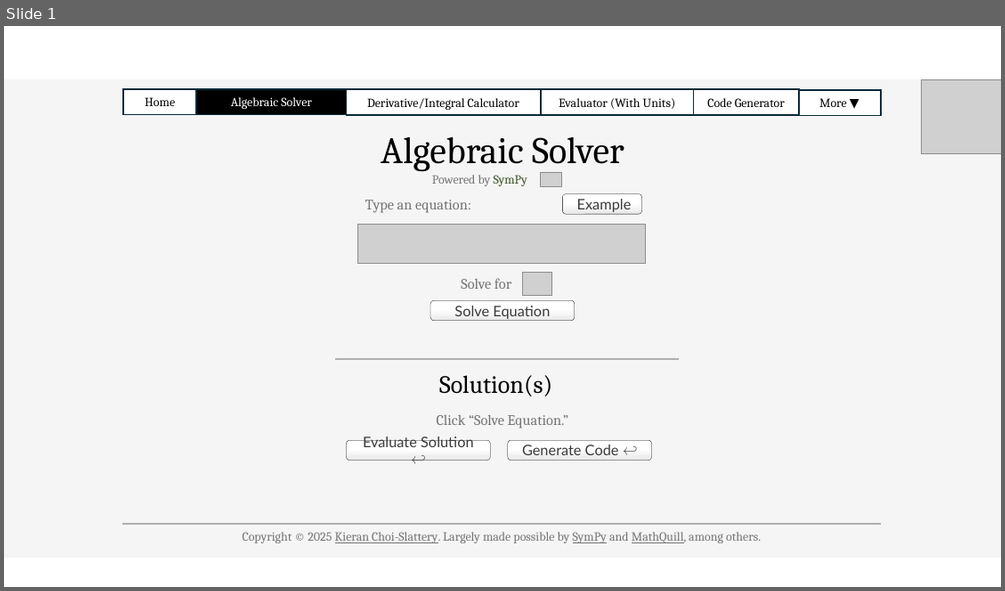
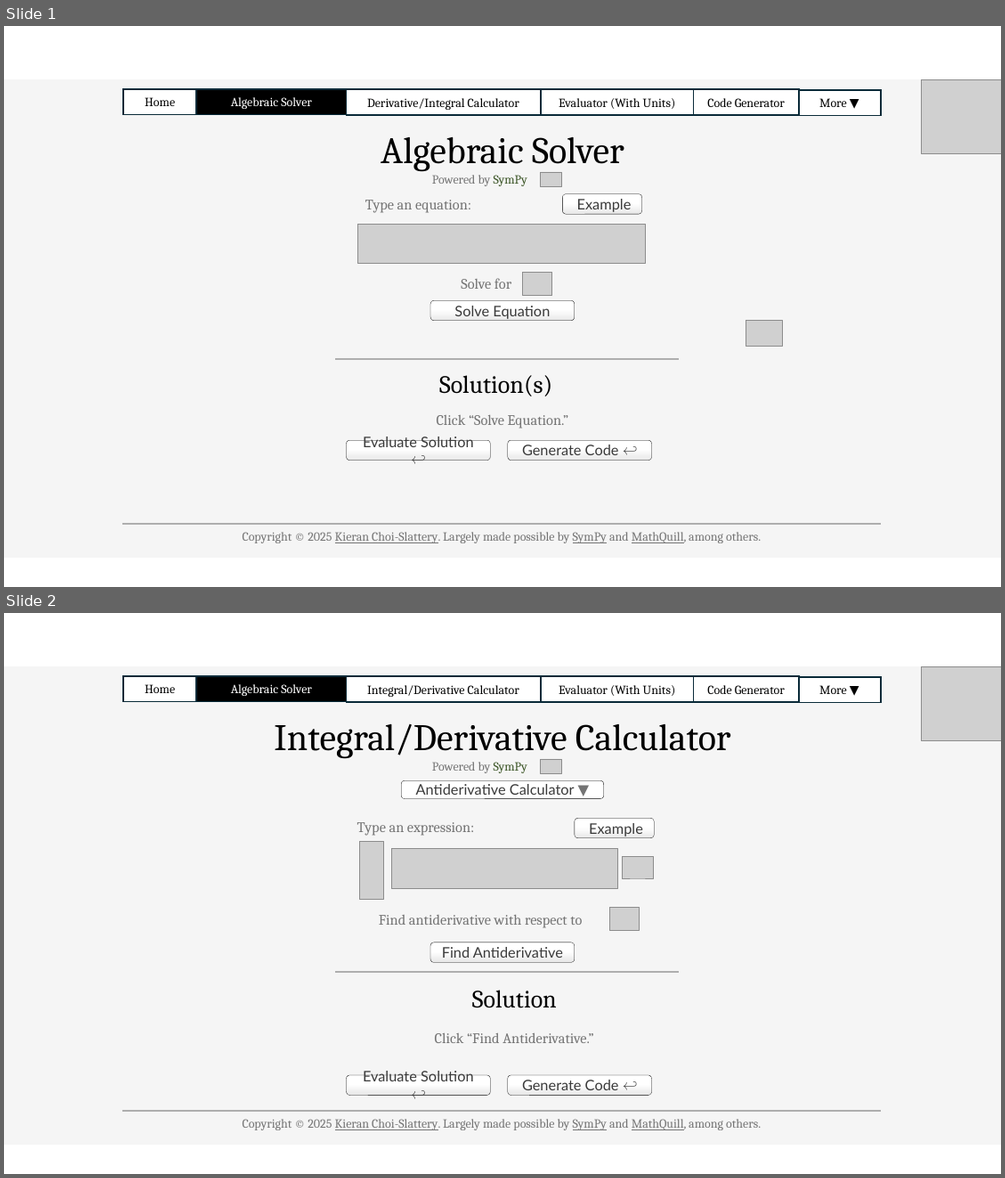
Before and after one commit to KChoiSlattery/cas-interface, a slide deck: mockup.pptx. Shown one above the other, each under a label of ours: slide 1 before the commit, slides 1 and 2 after it. The pictures are 1005x591 and 1005x1178 pixels, drawn with LibreOffice and Linux fonts; fonts in the diff are those of the drawing; grey boxes stand for pictures; background and template pictures are left out. Boxes give left, top, right and bottom in pixels: in the first picture for what was removed or moved away, otherwise in the second. Text is boxed around its words. In the diff, an @@ line names an element or a change of style, - is before the commit and + after.

```diff
--- a/mockup.pptx
+++ b/mockup.pptx
@@ slide 2 added at [4,613,1001,1174], background picture (left out) @@
@@ rectangle added at [4,666,1001,1144], fill #F5F5F5 @@
@@ rectangle added at [123,676,197,701], fill #FFFFFF, outline #092A39 1.5 pt, 12 pt, text #000000 @@
+Home
@@ rectangle added at [197,676,347,701], fill #000000, outline #092A39 1.5 pt, 12 pt, text #FFFFFF @@
+Algebraic Solver
@@ rectangle added at [347,676,540,702], fill #FFFFFF, outline #092A39 1.5 pt, 12 pt, text #000000 @@
+Integral/Derivative Calculator
@@ rectangle added at [541,676,694,702], fill #FFFFFF, outline #092A39 1.5 pt, 12 pt, text #000000 @@
+Evaluator (With Units)
@@ rectangle added at [694,676,799,702], fill #FFFFFF, outline #092A39 1.5 pt, 12 pt, text #000000 @@
+Code Generator
@@ rectangle added at [798,677,881,703], fill #FFFFFF, outline #092A39 1.5 pt, 12 pt, text #000000 @@
+More ▼
@@ picture added at [922,666,1001,741] @@
@@ text added at [274,723,731,760], 36 pt, text #000000 @@
+Integral/Derivative Calculator
@@ text added at [432,762,527,773], 12 pt, text #747474 @@
+Powered by SymPy
@@ picture added at [540,759,562,773] @@
@@ rounded rectangle added at [401,780,604,798], fill #FFFFFF, outline #000000 0.25 pt, 14 pt, text #3A3A3A @@
+Antiderivative Calculator ▼
@@ text added at [357,822,475,835], 14 pt, text #747474 @@
+Type an expression:
@@ rounded rectangle added at [574,818,654,838], fill gradient #FFFFFF to #E8E8E8, outline #000000 0.25 pt, 14 pt, text #3A3A3A @@
+Example
@@ picture added at [360,842,384,900] @@
@@ picture added at [391,849,618,888] @@
@@ picture added at [622,857,653,878] @@
@@ text added at [379,915,582,928], 14 pt, text #747474 @@
+Find antiderivative with respect to
@@ picture added at [610,908,639,931] @@
@@ rounded rectangle added at [430,942,574,962], fill gradient #FFFFFF to #E8E8E8, outline #000000 0.25 pt, 14 pt, text #3A3A3A @@
+Find Antiderivative
@@ line added from (335, 971) to (680, 971), #AEAEAE 1.5 pt @@
@@ text added at [472,989,557,1008], 24 pt, text #000000 @@
+Solution
@@ text added at [435,1033,594,1043], 14 pt, text #747474 @@
+Click “Find Antiderivative.”
@@ rounded rectangle added at [347,1075,491,1095], fill gradient #FFFFFF to #E8E8E8, outline #000000 0.25 pt, 14 pt, text #3A3A3A @@
+Evaluate Solution ↩
@@ rounded rectangle added at [508,1075,652,1095], fill gradient #FFFFFF to #E8E8E8, outline #000000 0.25 pt, 14 pt, text #3A3A3A @@
+Generate Code ↩
@@ line added from (122, 1111) to (882, 1111), #AEAEAE 1.5 pt @@
@@ text added at [243,1119,760,1130], 12 pt, text #747474 @@
+Copyright © 2025 Kieran Choi-Slattery. Largely made possible by SymPy and MathQuill, among others.
@@ slide 1 changed as well @@
@@ picture added at [746,321,783,346] @@
```
Also in this commit, not shown: 9 other files.
